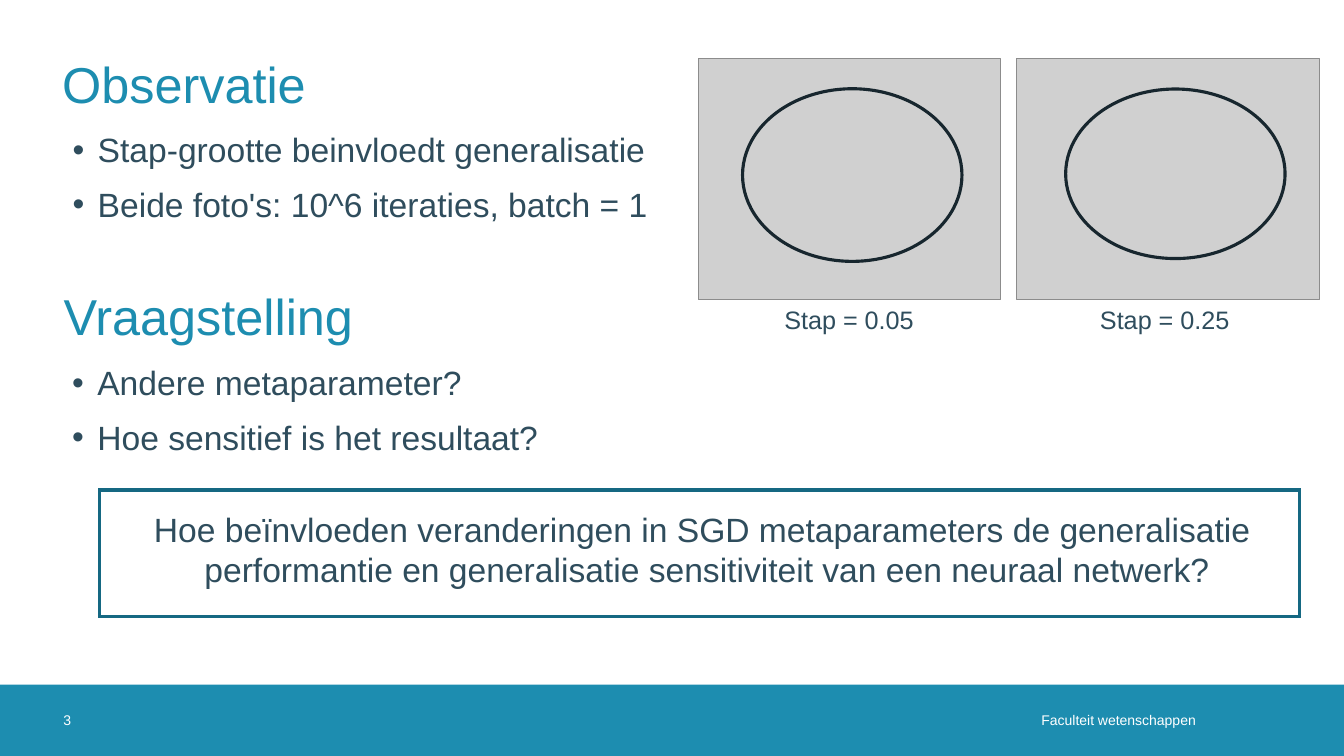
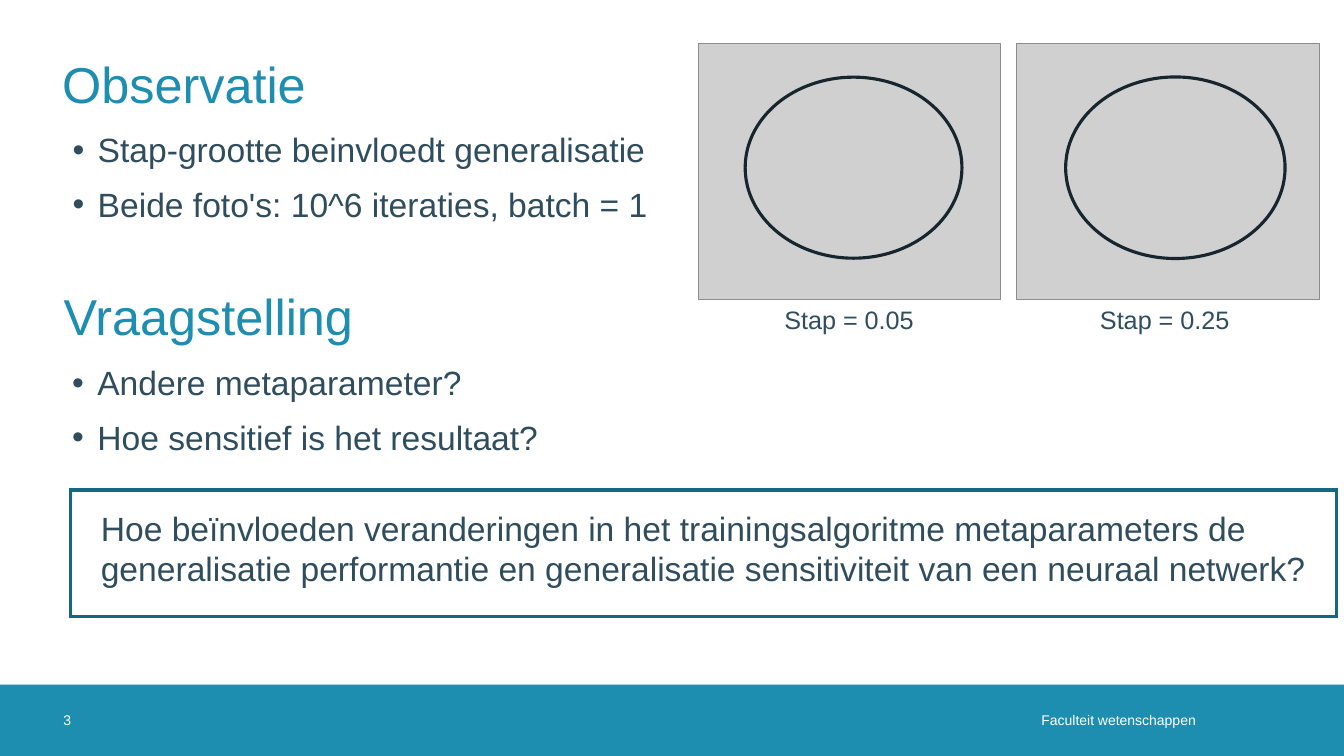
Before and after one commit to JoppeDJ/BachelorProef, a slide deck: slide 3 of Probleemstelling/Presentatie_Probleemstelling.pptx. Drawn at 1344x756 pixels with LibreOffice and Linux fonts; fonts in the diff are those of the drawing; grey boxes stand for pictures; background and template pictures are left out. Boxes give left, top, right and bottom in pixels: in the first picture for what was removed or moved away, otherwise in the second. Text is boxed around its words. In the diff, an @@ line names an element or a change of style, - is before the commit and + after.

```diff
--- a/Probleemstelling/Presentatie_Probleemstelling.pptx
+++ b/Probleemstelling/Presentatie_Probleemstelling.pptx
@@ picture: place and size @@
-picture at bbox=[699, 59, 1001, 300]
+picture at bbox=[699, 44, 1001, 300]
@@ picture: place and size @@
-picture at bbox=[1017, 58, 1320, 299]
+picture at bbox=[1017, 44, 1320, 300]
@@ ellipse: place and size @@
-ellipse at bbox=[743, 89, 963, 261]
+ellipse at bbox=[745, 78, 962, 259]
@@ ellipse: place and size @@
-ellipse at bbox=[1066, 89, 1286, 258]
+ellipse at bbox=[1066, 77, 1286, 258]
@@ rectangle: place and size @@
-rectangle at bbox=[100, 490, 1301, 616]
+rectangle at bbox=[71, 490, 1337, 616]
@@ text at bbox=[101, 516, 1305, 588]: text changed @@
-Hoe beïnvloeden veranderingen in SGD metaparameters de generalisatie performantie en generalisatie sensitiviteit van een neuraal netwerk?
+Hoe beïnvloeden veranderingen in het trainingsalgoritme metaparameters de generalisatie performantie en generalisatie sensitiviteit van een neuraal netwerk?
```
Also in this commit, not shown: 3 other slides changed.
